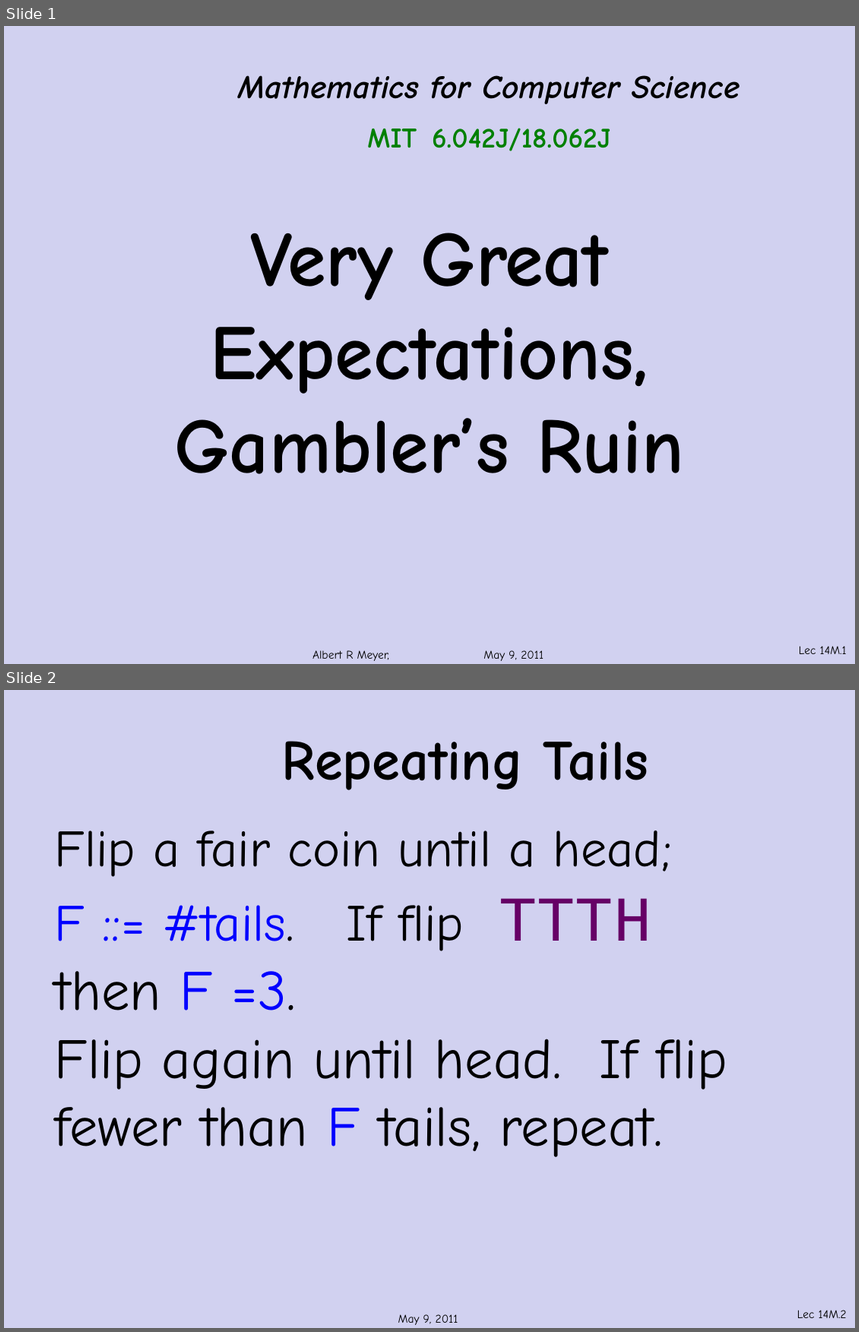
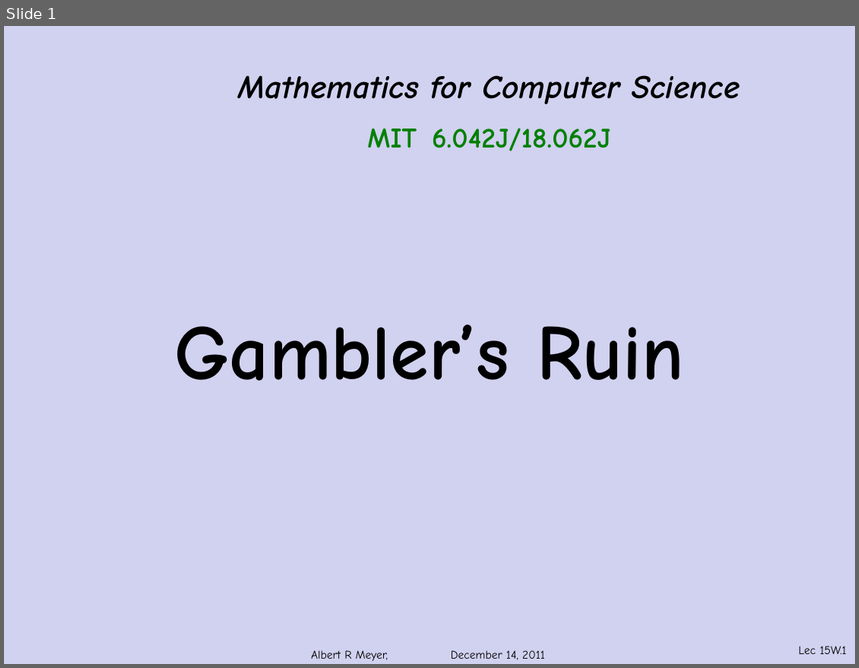
Before and after one commit to armeyer/mcs_web, a slide deck: fall11/slidesF11/slides15w.pptx. Shown one above the other, each under a label of ours: slides 1 and 2 before the commit, slide 1 after it. The pictures are 859x1332 and 859x668 pixels, drawn with LibreOffice and Linux fonts; fonts in the diff are those of the drawing; background and template pictures are left out. Boxes give left, top, right and bottom in pixels: in the first picture for what was removed or moved away, otherwise in the second. Text is boxed around its words. In the diff, an @@ line names an element or a change of style, - is before the commit and + after.

```diff
--- a/fall11/slidesF11/slides15w.pptx
+++ b/fall11/slidesF11/slides15w.pptx
@@ slide 2 removed at (4, 690, 855, 1328), background #D1D1F0 @@
@@ text removed at (282, 741, 649, 790) @@
-Repeating Tails
@@ text removed at (55, 831, 728, 1157) @@
-Flip a fair coin until a head;
-F ::= #tails. If flip TTTH
-then F =3.
-Flip again until head. If flip
-fewer than F tails, repeat.
@@ text removed at (398, 1315, 458, 1325) @@
-May 9, 2011
@@ page number removed at (797, 1310, 847, 1319) @@
-Lec 14M.2
@@ slide 1 changed as well @@
@@ title at (174, 325, 685, 381): text changed @@
-Very Great Expectations,
-Gambler’s Ruin
+Gambler’s Ruin
@@ text at (311, 651, 545, 661): text changed @@
-Albert R Meyer, May 9, 2011
+Albert R Meyer, December 14, 2011
@@ page number at (799, 646, 847, 655): text changed @@
-Lec 14M.1
+Lec 15W.1
```
Also in this commit, not shown: 24 other slides changed, 6 other slides removed.
